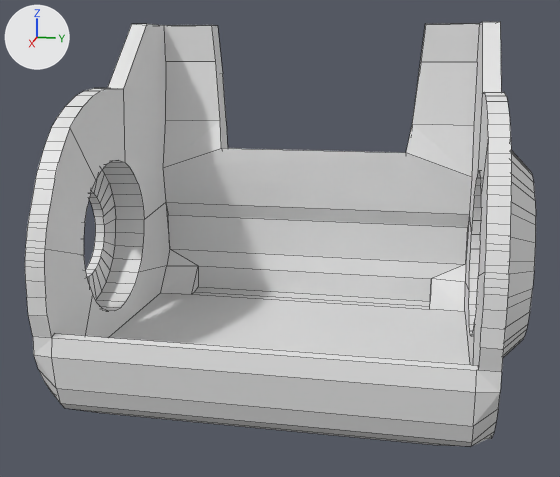
What one commit did to the Blender file head_st7789.blend.
Both versions are drawn from a camera (50 mm lens) standing at (142.6, 26.4, 34.4) and looking at (-0.3, -2.2, -1.4). Every picture has the same lights, and +X, +Y and +Z are marked at upper left. Mesh edges are drawn as thin lines.

In view in the first picture: 'Head'.
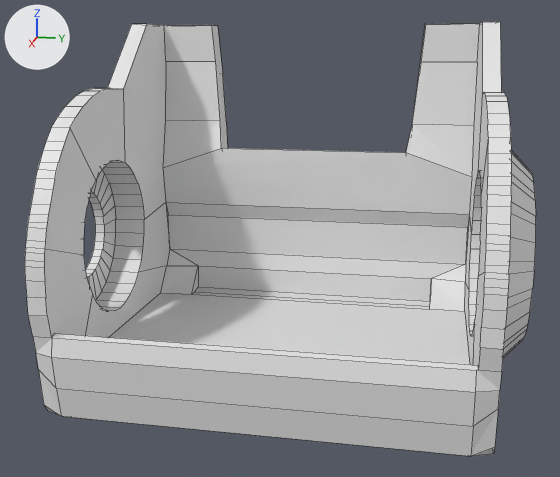
Commit message: changed head_ST7789.scad

Location of each change, [x1, y1, x2, y2] in pixels of the pictures (560 x 477 px; the box of a moved part takes in the faces that stretch with it):
'Head', reshaped
    before: [25, 22, 536, 447]
    after: [25, 22, 536, 456]
part 1 of me_citro6_50, moved or reshaped
    before: [33, 336, 502, 447]
    after: [33, 336, 502, 456]

The change, as a list of edits to the scene's bpy script:
```text
Change me_citro6_50:
    where me_citro6_50.from_pydata(...)  # 846 vertices, 541 faces; spans x -37.6..32.5, y -42.8..42.8, z -27.6..39.2
    used by ob_head; location = (0.0, 0.0, 0.0)
    me_citro6_50 part 1
    me_citro6_50.vertices[8].co: (29.1, -37.6, -21.3) -> (29.8, -37.6, -25.3)  # pixel (44, 381) -> pixel (43, 404)
    me_citro6_50.vertices[9].co: (31.9, -37.6, -15.3) -> (31.1, -37.6, -15.3)  # pixel (33, 354) -> pixel (35, 352)
    me_citro6_50.vertices[10].co: (27.2, -37.6, -23.9) -> (28.7, -37.6, -26.9)  # pixel (50, 391) -> pixel (47, 410)
    me_citro6_50.vertices[11].co: (24.5, -37.6, -26.3) -> (26.5, -37.6, -27.3)
    me_citro6_50.vertices[336].co: (30.6, -34.0, -24.3) -> (30.6, -34.0, -26.7)  # pixel (60, 403) -> pixel (61, 416)
    me_citro6_50.vertices[338].co: (29.2, -34.0, -25.8) -> (29.2, -34.0, -27.5)  # pixel (64, 408) -> pixel (65, 416)
    me_citro6_50.vertices[339].co: (26.5, -29.0, -27.6) -> (26.5, -29.0, -27.5)  # pixel (99, 412) -> not seen
    me_citro6_50.vertices[431].co: (29.1, 37.6, -21.3) -> (29.8, 37.6, -25.3)  # pixel (496, 421) -> pixel (494, 447)
    me_citro6_50.vertices[432].co: (31.9, 37.6, -15.3) -> (31.1, 37.6, -15.3)  # pixel (500, 392) -> pixel (499, 390)
    me_citro6_50.vertices[433].co: (27.2, 37.6, -23.9) -> (28.7, 37.6, -26.9)  # pixel (494, 431) -> pixel (493, 453)
    me_citro6_50.vertices[434].co: (24.5, 37.6, -26.3) -> (26.5, 37.6, -27.3)  # pixel (492, 437) -> not seen
    me_citro6_50.vertices[759].co: (30.6, 34.0, -24.3) -> (30.6, 34.0, -26.7)  # pixel (471, 442) -> pixel (470, 456)
    me_citro6_50.vertices[761].co: (29.2, 34.0, -25.8) -> (29.2, 34.0, -27.5)  # pixel (470, 446) -> pixel (470, 456)
    me_citro6_50.vertices[762].co: (26.5, 29.0, -27.6) -> (26.5, 29.0, -27.5)  # pixel (437, 445) -> not seen
```
